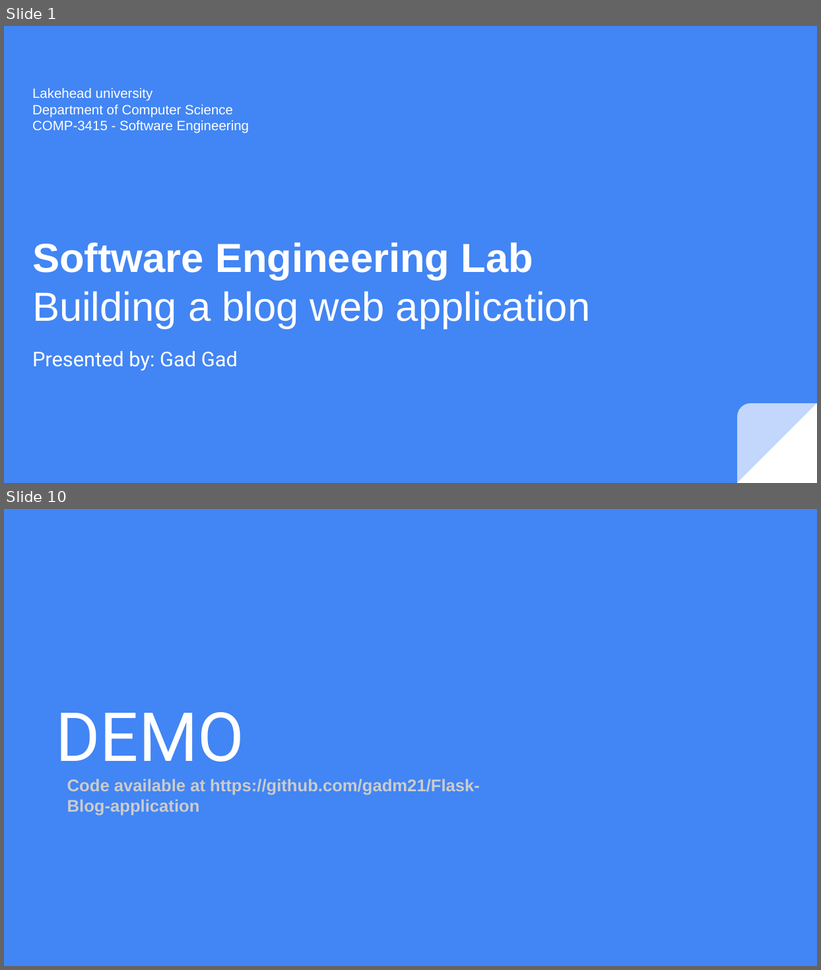
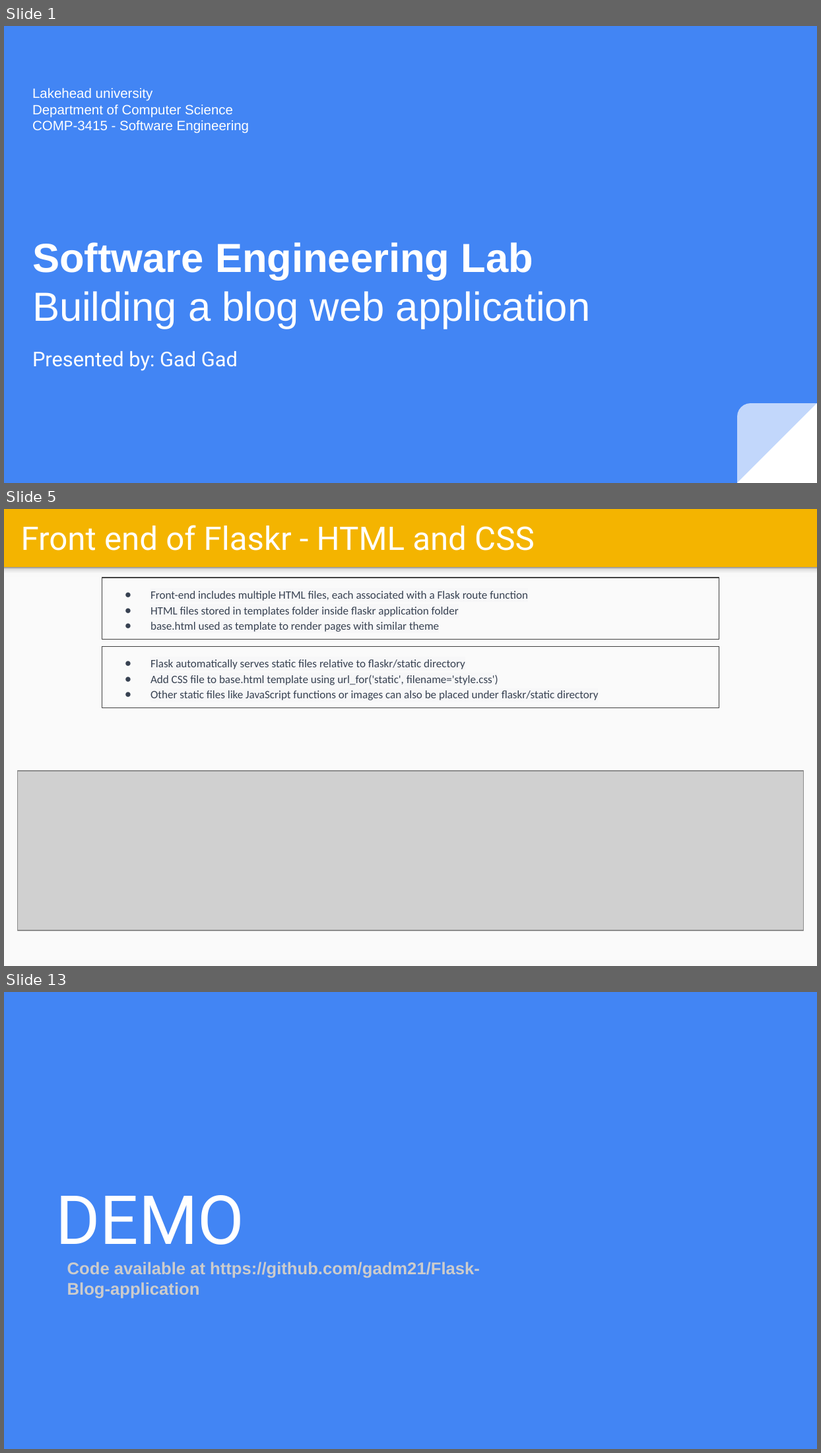
Before and after one commit to gadm21/Flask-Blog-application, a slide deck: Lab Flask blog web application.pptx. Shown one above the other, each under a label of ours: slides 1 and 10 before the commit, slides 1, 5 and 13 after it; the slides between them are not shown. The pictures are 821x970 and 821x1453 pixels, drawn with LibreOffice and Linux fonts; fonts in the diff are those of the drawing; grey boxes stand for pictures. Boxes give left, top, right and bottom in pixels: in the first picture for what was removed or moved away, otherwise in the second. Text is boxed around its words. In the diff, an @@ line names an element or a change of style, - is before the commit and + after.

```diff
--- a/Lab Flask blog web application.pptx
+++ b/Lab Flask blog web application.pptx
@@ slide 5 added at [4,509,817,966], background #F4B400 @@
@@ title added at [21,525,535,551], 28.8 pt, text #FFFFFF @@
+Front end of Flaskr - HTML and CSS
@@ rectangle added at [4,568,817,966], fill #FAFAFA @@
@@ rectangle added at [4,568,817,577], fill gradient #F9F9F9 to #DEDEDE to #999999 @@
@@ rectangle added at [102,578,719,640], outline #424242 0.75 pt, 10 pt, text #374151 @@
+● Front-end includes multiple HTML files, each associated with a Flask route function
+● HTML files stored in templates folder inside flaskr application folder
+● base.html used as template to render pages with similar theme
@@ rectangle added at [102,646,719,708], outline #424242 0.75 pt, 10 pt, text #374151 @@
+● Flask automatically serves static files relative to flaskr/static directory
+● Add CSS file to base.html template using url_for('static', filename='style.css')
+● Other static files like JavaScript functions or images can also be placed under flaskr/static directory
@@ picture added at [18,771,804,931] @@
@@ what was slide 10 is now slide 13 @@
```
Also in this commit, not shown: 7 slides changed, 3 other slides added, 1 slide removed.
